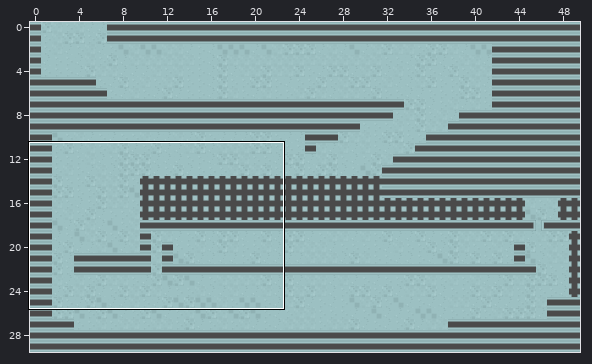
Tiled map -- maps/tutorial.tmx. The first picture is a wide view before the edit; the outline marks the close-up.
Close-up. Old version:
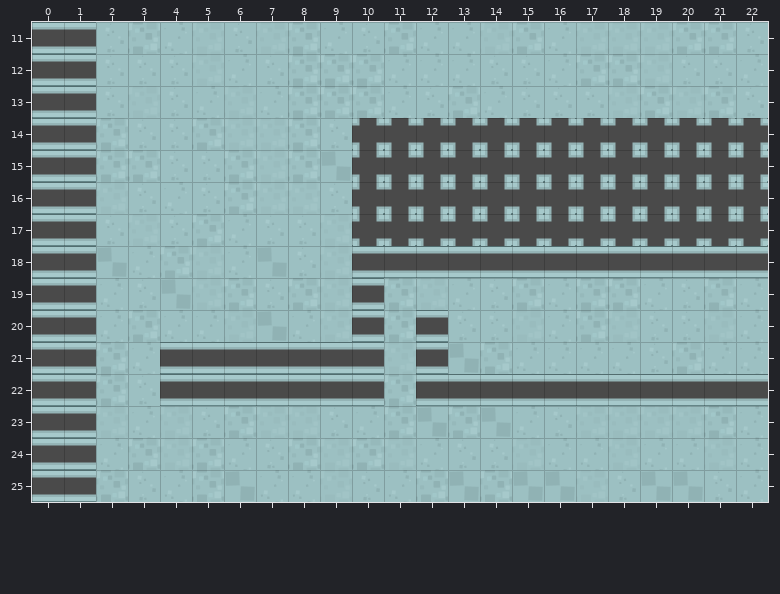
Cells are 64x64 px. Shown: x 0..22, y 11..25. The commit also changed other parts of the map, which this record leaves out.
Now the later version:
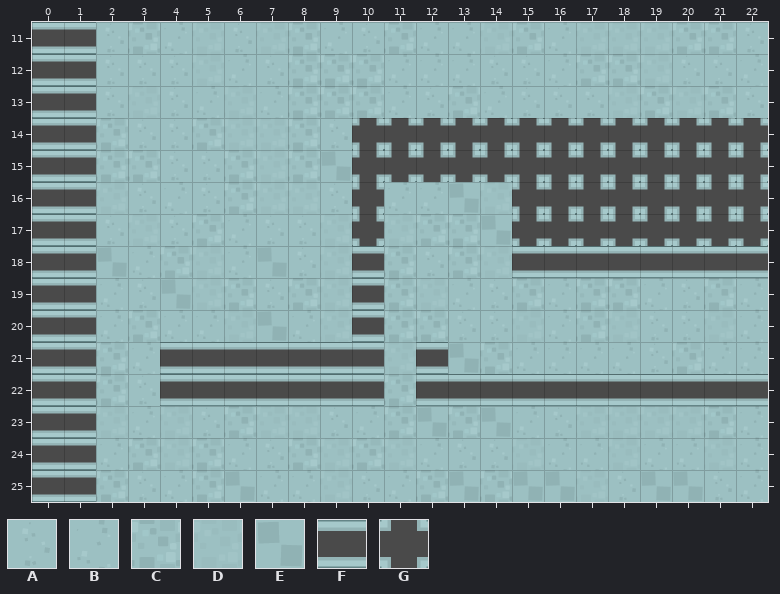
Key: from "kenney_shooter_tiles": A 6, B 7, C 8, D 9, E 10, F 281, G 340.
_ is an empty cell, . an unchanged one.
Changes in this commit:
--- layer "floor"
@@ x 11..14 @@
-16 ____
-17 ____
-18 ____
+16 BBED
+17 DCCE
+18 CACD
--- layer "walls"
@@ x 11..14 @@
-16 GGGG
-17 GGGG
-18 FFFF
+16 ____
+17 ____
+18 ____
@@ x 12..12 @@
-20 F
+20 _
